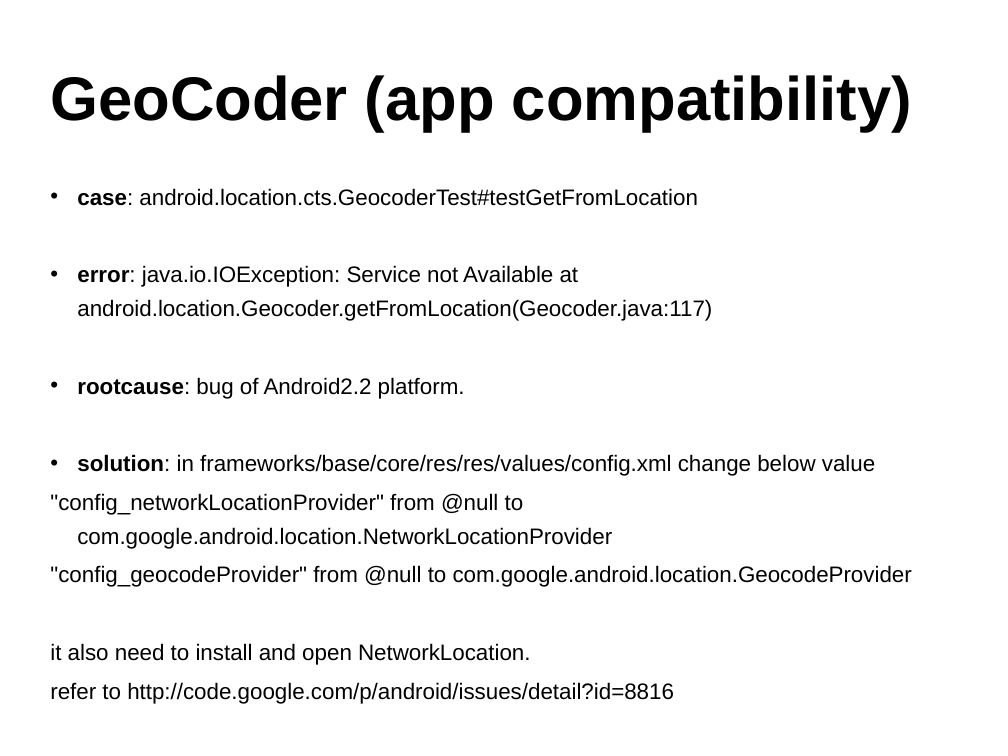
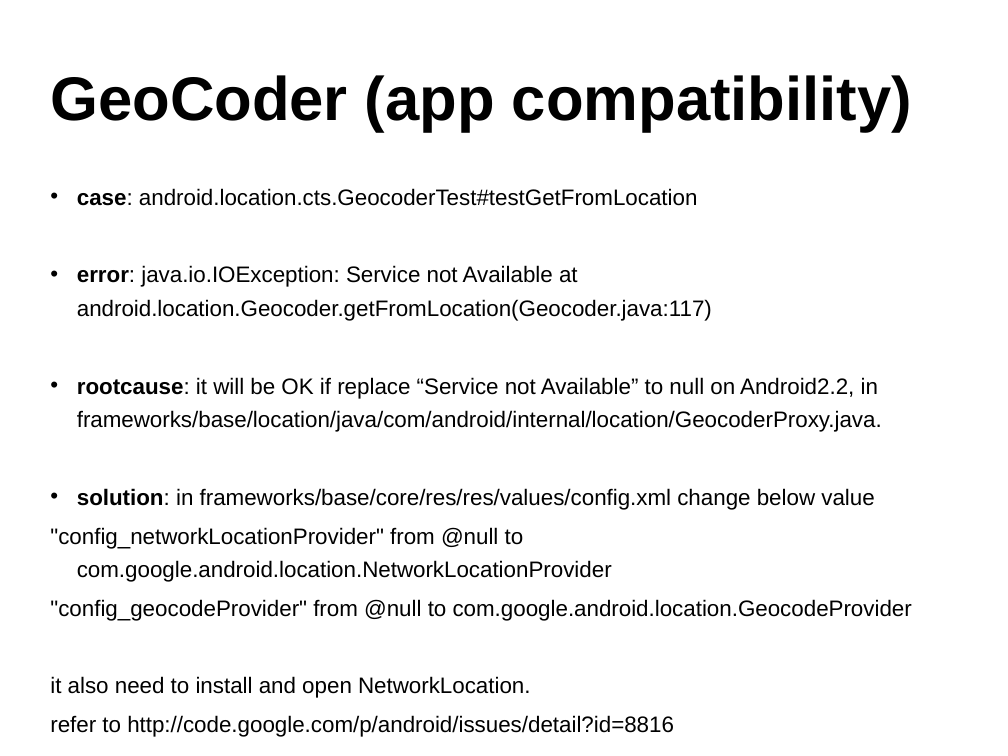
Before and after one commit to widerules/system-information, a slide deck: slide 36 of cts/CTS-training.ppt. Drawn at 1008x756 pixels with LibreOffice and Linux fonts; fonts in the diff are those of the drawing; background and template pictures are left out. Boxes give left, top, right and bottom in pixels: in the first picture for what was removed or moved away, otherwise in the second. Text is boxed around its words. In the diff, an @@ line names an element or a change of style, - is before the commit and + after.

```diff
--- a/cts/CTS-training.ppt
+++ b/cts/CTS-training.ppt
@@ text at (x1=50, y1=188, x2=912, y2=737): indent changed @@
@@ text at (x1=77, y1=377, x2=882, y2=432): text changed @@
-• rootcause: bug of Android2.2 platform.
+• rootcause: it will be OK if replace “Service not Available” to null on Android2.2, in frameworks/base/location/java/com/android/internal/location/GeocoderProxy.java.
```
Also in this commit, not shown: 38 other slides changed.
